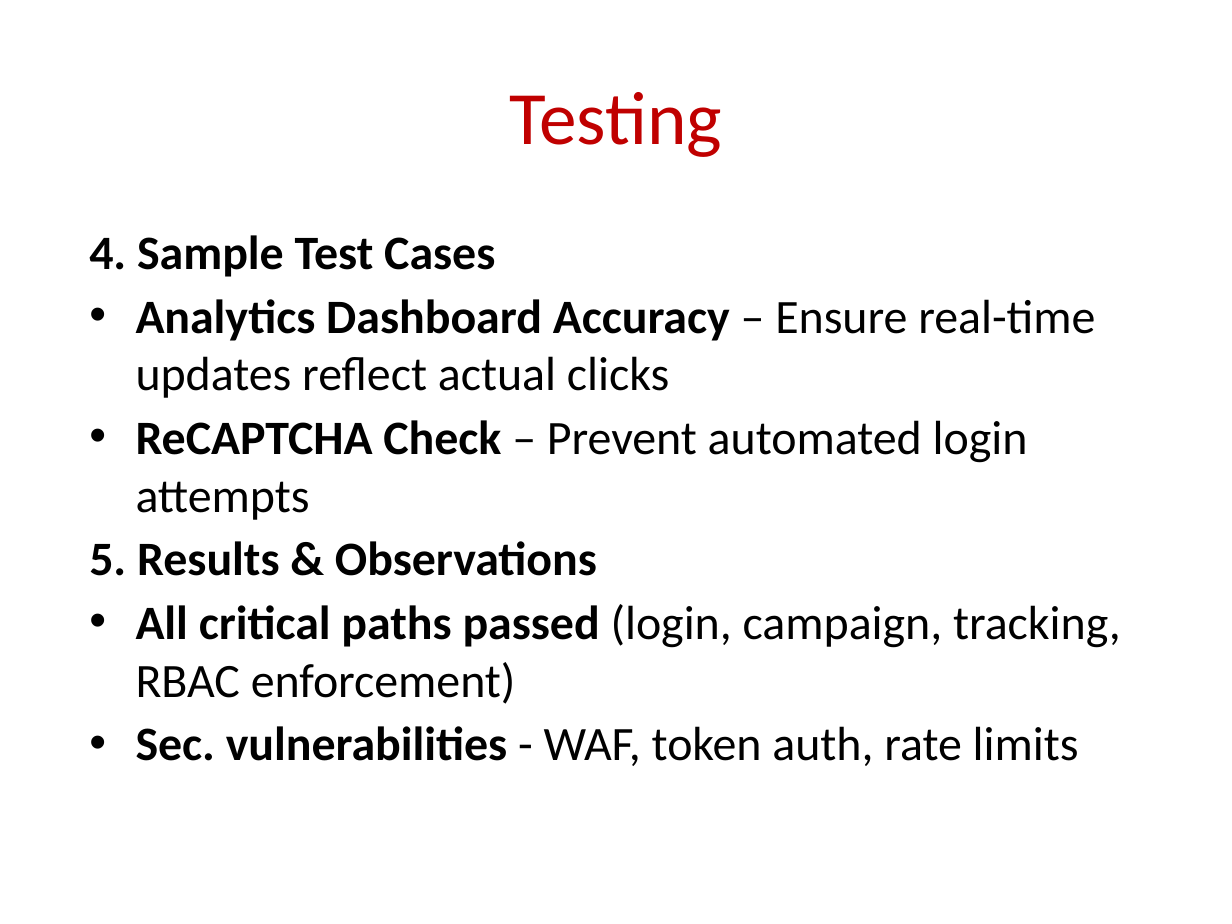
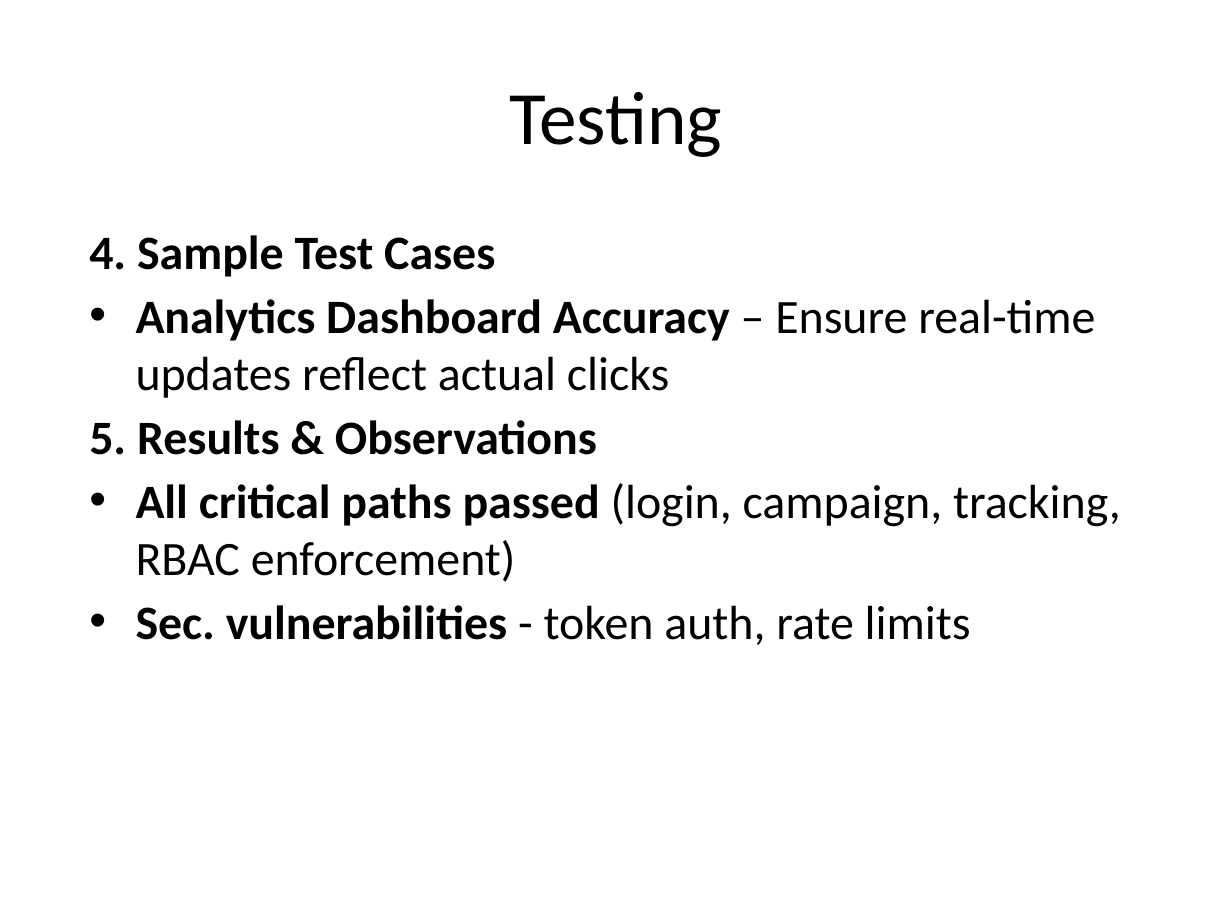
Before and after one commit to xhani890/PhishNet, a slide deck: slide 35 of Documentation/Templates/Template #7/Template #7 - Final Project Presentation - 8.0.pptx (slide 38 before the commit). Drawn at 1232x924 pixels with LibreOffice and Linux fonts; fonts in the diff are those of the drawing; background and template pictures are left out. Boxes give left, top, right and bottom in pixels: in the first picture for what was removed or moved away, otherwise in the second. Text is boxed around its words. In the diff, an @@ line names an element or a change of style, - is before the commit and + after.

```diff
--- a/Documentation/Templates/Template #7/Template #7 - Final Project Presentation - 8.0.pptx
+++ b/Documentation/Templates/Template #7/Template #7 - Final Project Presentation - 8.0.pptx
@@ title "Testing" at [509, 92, 722, 157]: text colour #C00000 to #000000 @@
@@ text at [136, 420, 1028, 520]: paragraph removed @@
-• ReCAPTCHA Check – Prevent automated login attempts
@@ text at [136, 605, 971, 645]: text changed @@
-• Sec. vulnerabilities - WAF, token auth, rate limits
+• Sec. vulnerabilities - token auth, rate limits
```
Also in this commit, not shown: 29 other slides changed, 1 slide added, 4 slides removed.
